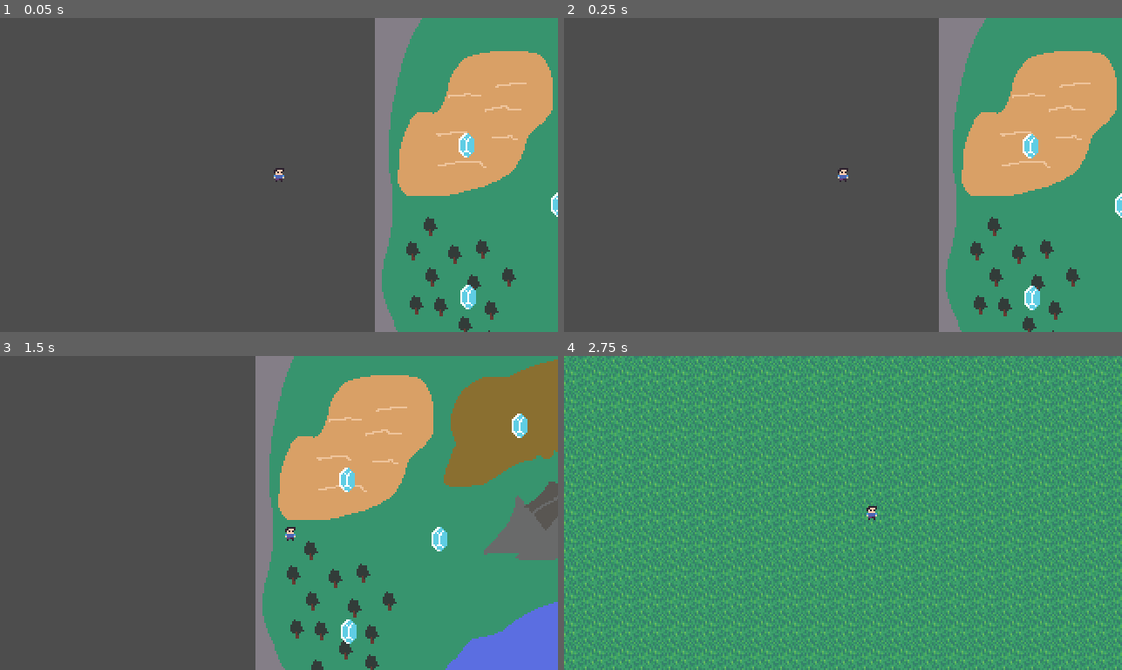
Above: before the commit, frames 1-4 (two rows, left to right).
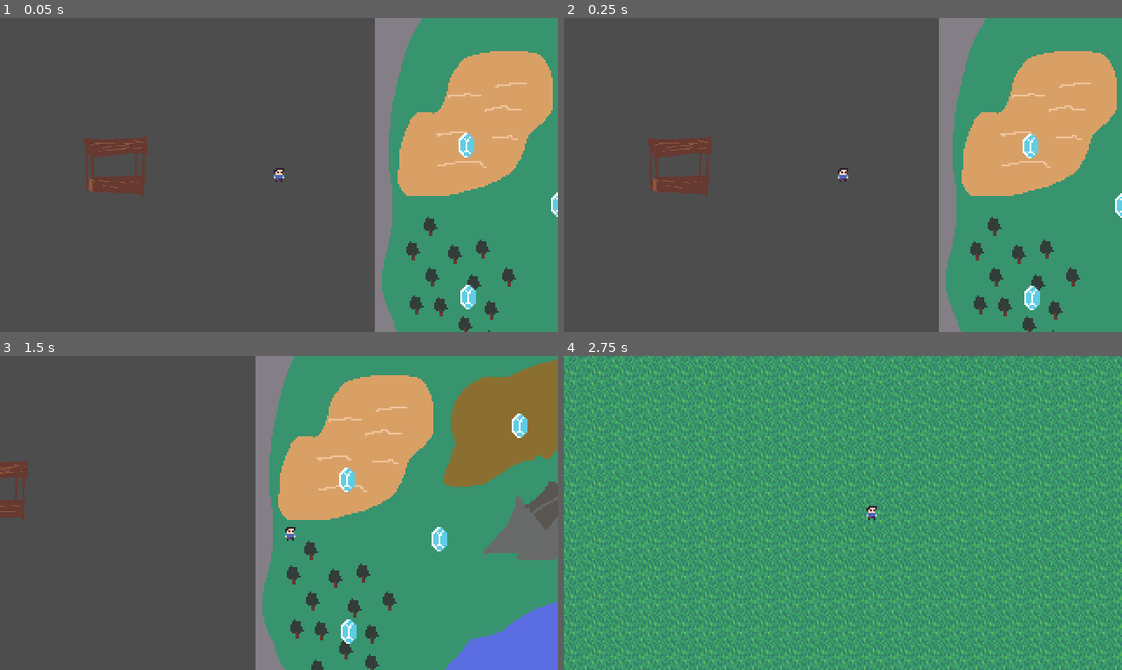
Above: after the commit, the same moments.

Repository: pie-tras/LD56
Game: Godot game, scene res://scene/main_level.tscn
Same seed, same stepped clock (60 frames per second), same inputs: the game is played once before the commit and once after it.
Inputs:
- Up to frame 1 (0.05 s): no input
- Up to frame 2 (0.25 s): no input
- Up to frame 3 (1.5 s): hold D (move_right) 0.53-1.28 s; hold S (move_down) from 1.28 s (still down)
- Up to frame 4 (2.75 s): release S (move_down) at 2.03 s; hold D (move_right) from 2.03 s (still down)

The runs differ from the first frame. In frame 1, 1.3% of the frame differs, in the area x 15-27%, y 37-57%; in frame 2, 1.3%; in frame 3, 0.6%; in frame 4, nothing differs.

Commit message:
trader stall

Diff:
--- a/scene/main_level.tscn
+++ b/scene/main_level.tscn
@@ -1,8 +1,9 @@
-[gd_scene load_steps=4 format=3 uid="uid://30rx2c4wruma"]
+[gd_scene load_steps=5 format=3 uid="uid://30rx2c4wruma"]
 
 [ext_resource type="Texture2D" uid="uid://d1sqo8x4oampe" path="res://texture/table_map.png" id="1_6hkak"]
 [ext_resource type="PackedScene" uid="uid://uiucpek6q8o1" path="res://scene/player.tscn" id="2_eodqa"]
 [ext_resource type="PackedScene" uid="uid://c8f76pwk0doqw" path="res://scene/warp_crystal.tscn" id="3_yp3ih"]
+[ext_resource type="Texture2D" uid="uid://cjp0lhkil0l5a" path="res://texture/trader_stall.png" id="4_tbeij"]
 
 [node name="MainLevel" type="Node2D"]
 
@@ -35,3 +36,8 @@
 [node name="MountainsWarp" parent="." instance=ExtResource("3_yp3ih")]
 position = Vector2(250, 6)
 level = "res://scene/plains_level.tscn"
+
+[node name="TraderStall" type="Sprite2D" parent="."]
+position = Vector2(-93, -5)
+scale = Vector2(0.34375, 0.351563)
+texture = ExtResource("4_tbeij")
Binary file added: texture/trader_stall.png
Not shown, added: texture/trader_stall.png.import
